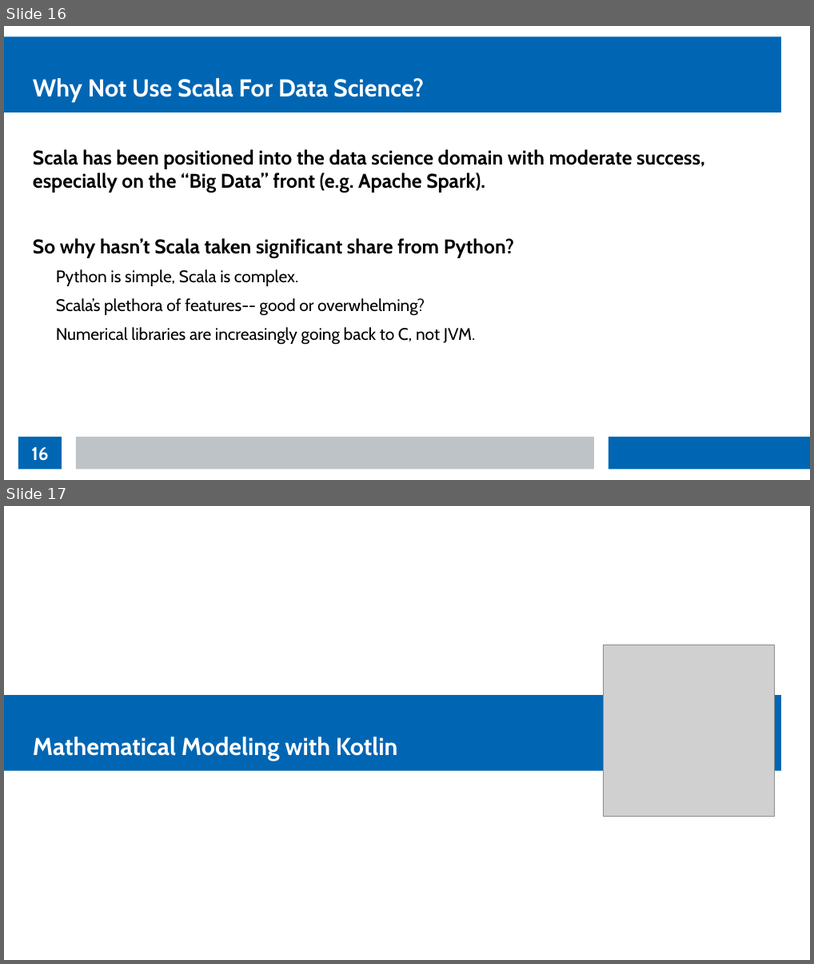
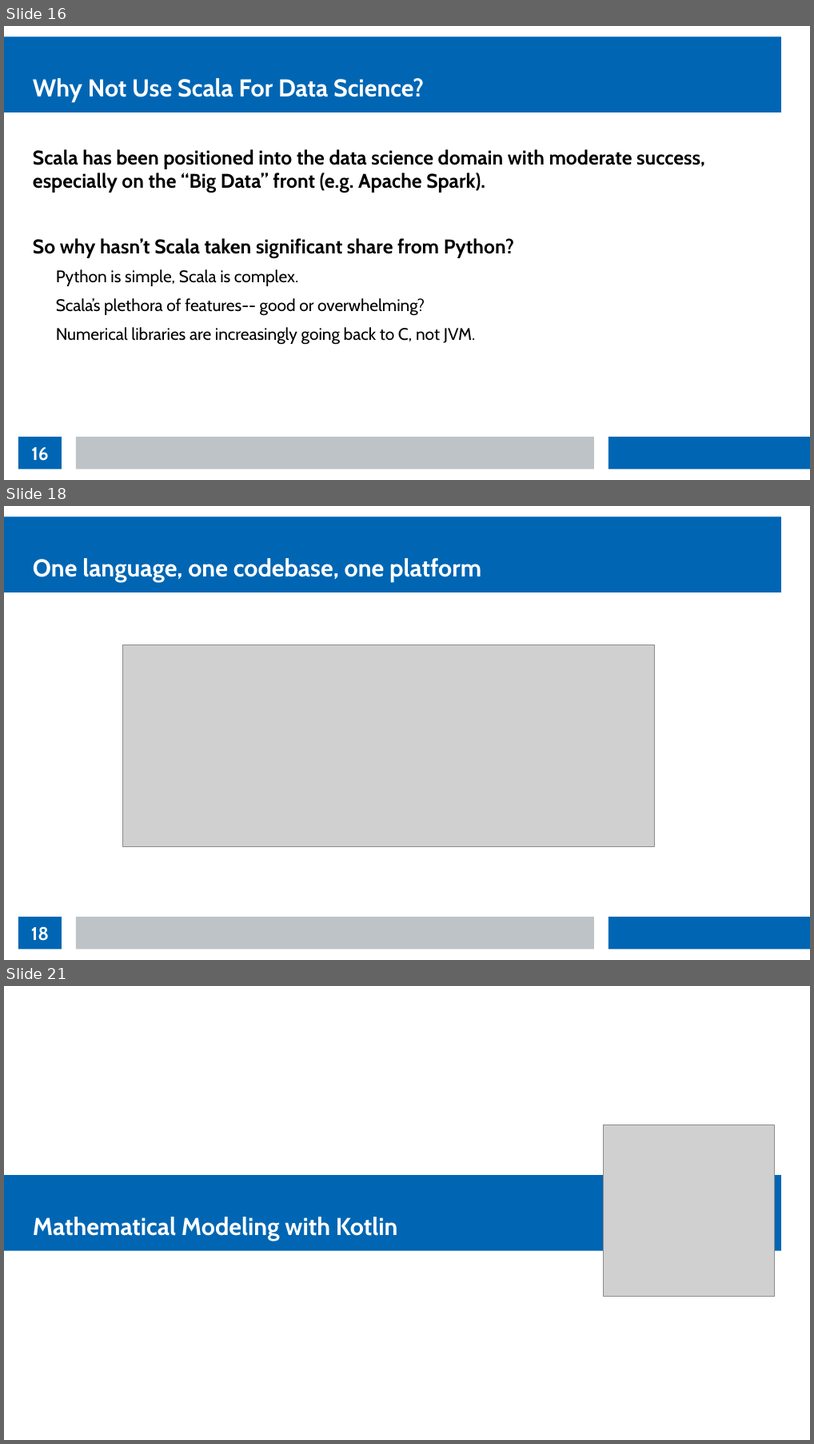
Before and after one commit to thomasnield/kotlin_data_science_talk_ChicagoJUG, a slide deck: kotlin_data_science_talk_chijug_slides.odp. Shown one above the other, each under a label of ours: slides 16 and 17 before the commit, slides 16, 18 and 21 after it; the slides between them are not shown. The pictures are 814x964 and 814x1444 pixels, drawn with LibreOffice and Linux fonts; fonts in the diff are those of the drawing; grey boxes stand for pictures. Boxes give left, top, right and bottom in pixels: in the first picture for what was removed or moved away, otherwise in the second. Text is boxed around its words. In the diff, an @@ line names an element or a change of style, - is before the commit and + after.

```diff
--- a/kotlin_data_science_talk_chijug_slides.odp
+++ b/kotlin_data_science_talk_chijug_slides.odp
@@ slide 18 added at <box>4,506,810,960</box>, background #FFFFFF; not listed: 3 template elements that a slide beside it also shows @@
@@ title added at <box>33,558,482,582</box>, 24 pt, text #FFFFFF, bold @@
+One language, one codebase, one platform
@@ picture added at <box>123,645,655,846</box> @@
@@ page number added at <box>18,916,62,948</box>, fill #0066B3, 18 pt, text #FFFFFF, bold @@
+18
@@ what was slide 17 is now slide 21 @@
```
Also in this commit, not shown: 3 other slides added.
